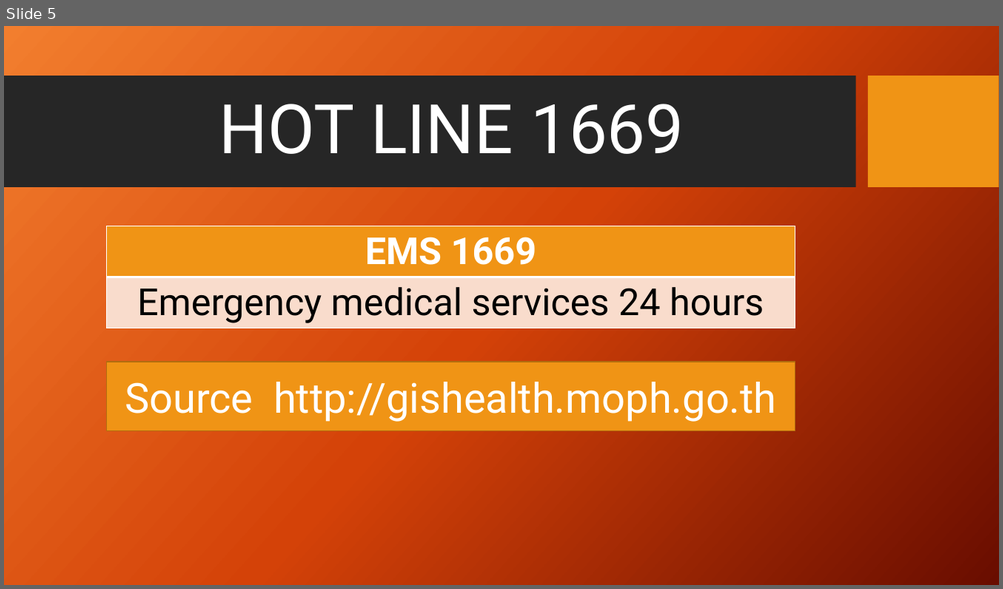
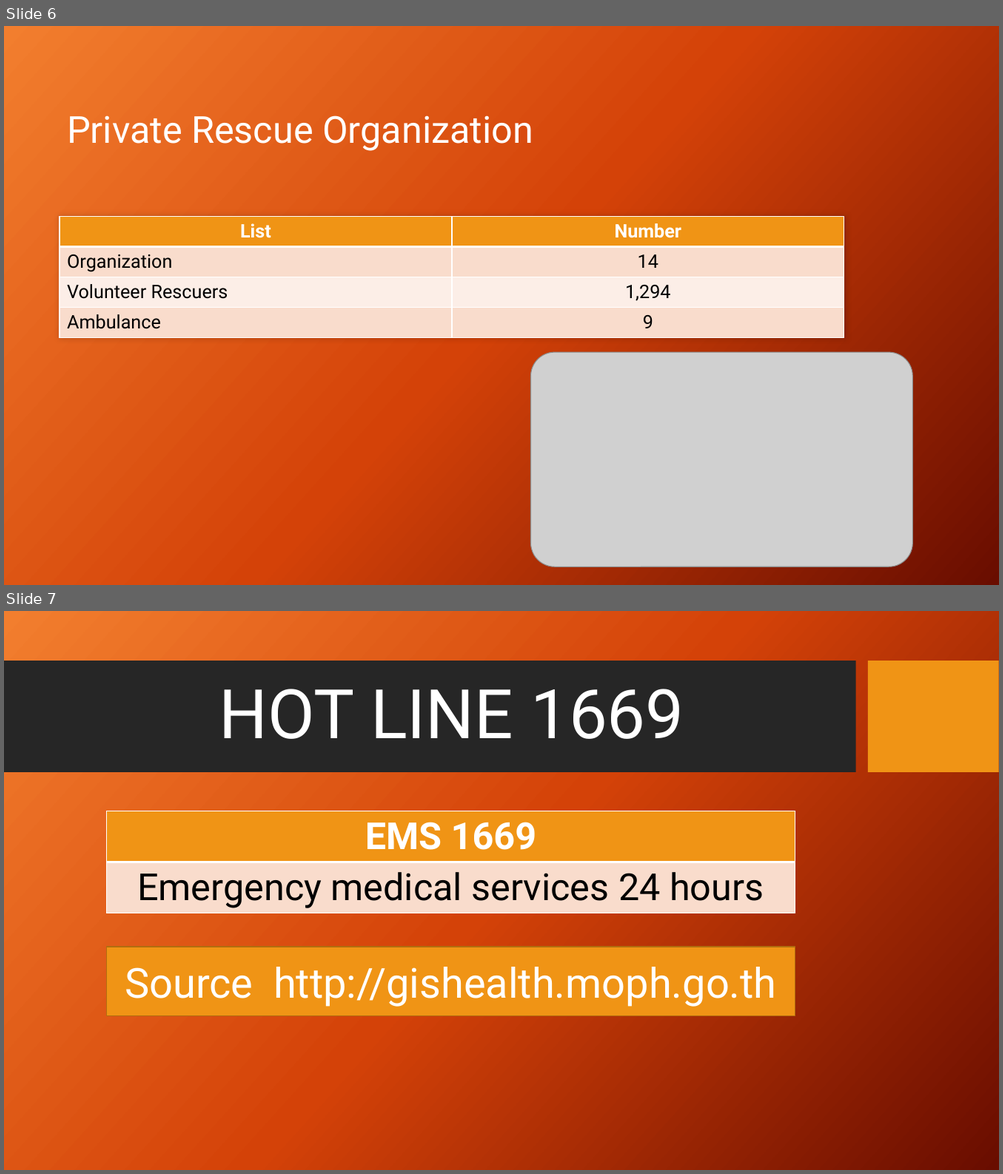
Before and after one commit to joblackpoc/Jobs_SSJ, a slide deck: gishealth_Eng.pptx. Shown one above the other, each under a label of ours: slide 5 before the commit, slides 6 and 7 after it. The pictures are 1003x589 and 1003x1174 pixels, drawn with LibreOffice and Linux fonts; fonts in the diff are those of the drawing; grey boxes stand for pictures; background and template pictures are left out. Boxes give left, top, right and bottom in pixels: in the first picture for what was removed or moved away, otherwise in the second. Text is boxed around its words. In the diff, an @@ line names an element or a change of style, - is before the commit and + after.

```diff
--- a/gishealth_Eng.pptx
+++ b/gishealth_Eng.pptx
@@ slide 6 added at bbox=[4, 26, 999, 585], background gradient #F18031 to #D54209 to #6A0D00 @@
@@ title added at bbox=[67, 116, 533, 151], 36 pt, text #FFFFFF @@
+Private Rescue Organization
@@ table added at bbox=[60, 217, 844, 338], 4 rows, 2 columns @@
+List | Number
+Organization | 14
+Volunteer Rescuers | 1,294
+Ambulance | 9
@@ picture added at bbox=[531, 353, 913, 568] @@
@@ what was slide 5 is now slide 7 @@
```
Also in this commit, not shown: 1 other slide added, 4 other files.
